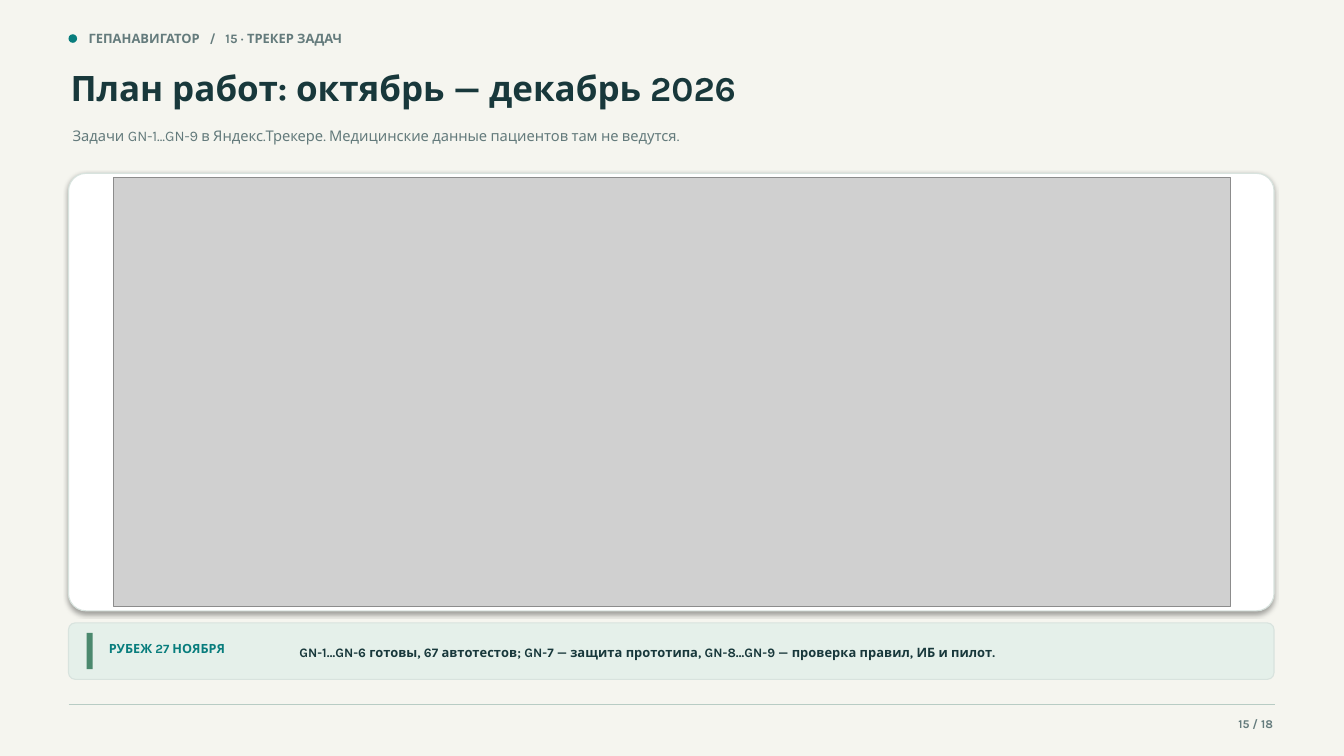
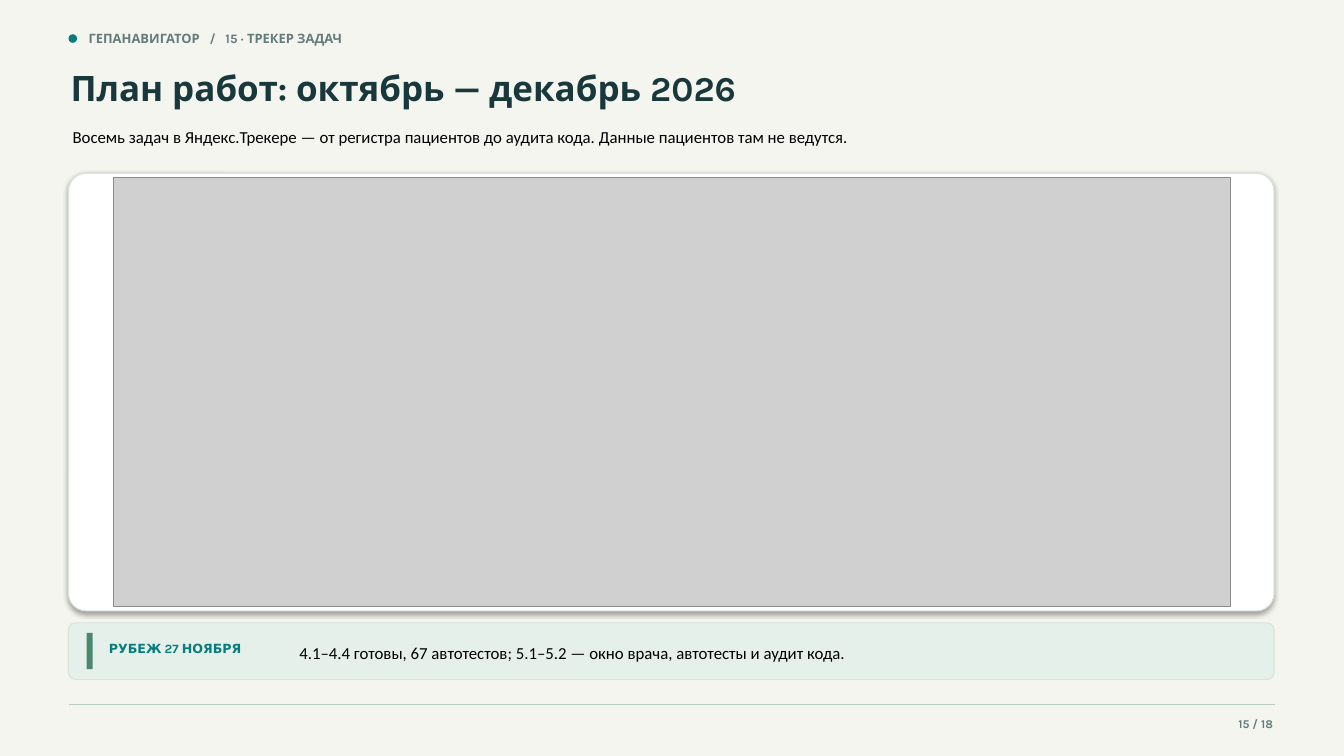
Before and after one commit to devenportg/GepaNavigator, a slide deck: slide 15 of deliverables/GepaNavigator_release.pptx. Drawn at 1344x756 pixels with LibreOffice and Linux fonts; fonts in the diff are those of the drawing; grey boxes stand for pictures. Boxes give left, top, right and bottom in pixels: in the first picture for what was removed or moved away, otherwise in the second. Text is boxed around its words. In the diff, an @@ line names an element or a change of style, - is before the commit and + after.

```diff
--- a/deliverables/GepaNavigator_release.pptx
+++ b/deliverables/GepaNavigator_release.pptx
@@ text at [73, 132, 848, 146]: text changed; size 10.5 to 12 pt; font Karla to Calibri; text colour #647B7C to #000000 @@
-Задачи GN-1…GN-9 в Яндекс.Трекере. Медицинские данные пациентов там не ведутся.
+Восемь задач в Яндекс.Трекере — от регистра пациентов до аудита кода. Данные пациентов там не ведутся.
@@ text at [299, 647, 845, 662]: text changed; size 9.2 to 12 pt; font Karla to Calibri; text colour #18383B to #000000; bold off @@
-GN-1…GN-6 готовы, 67 автотестов; GN-7 — защита прототипа, GN-8…GN-9 — проверка правил, ИБ и пилот.
+4.1–4.4 готовы, 67 автотестов; 5.1–5.2 — окно врача, автотесты и аудит кода.
```
Also in this commit, not shown: 1 other slide changed, 2 other files.
